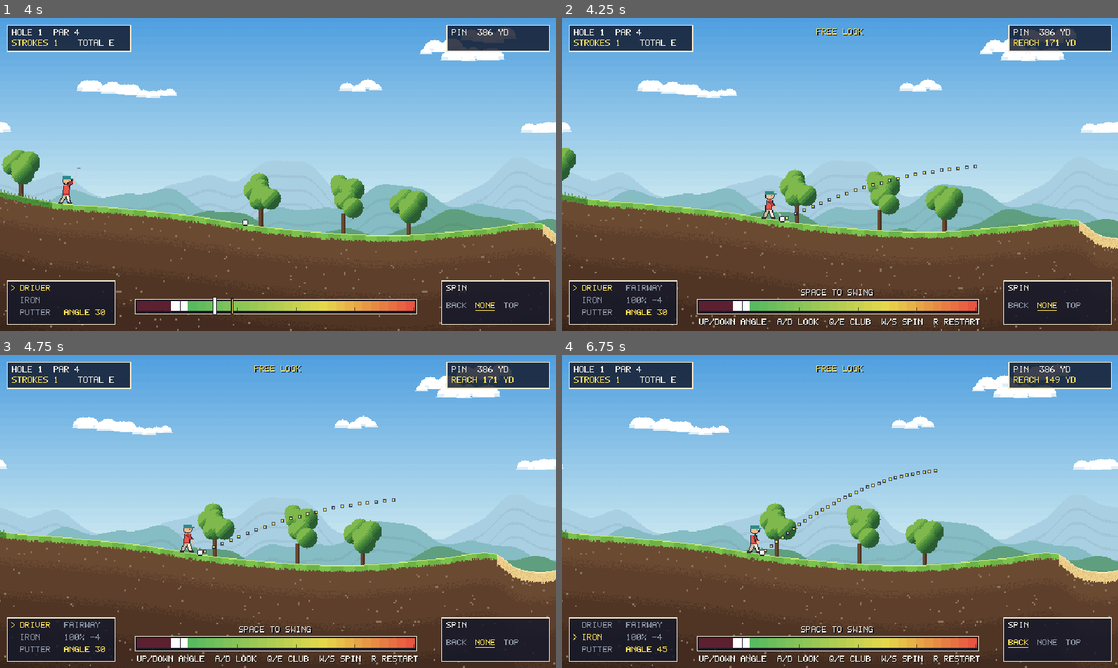
Above: before the commit, frames 1-4 (two rows, left to right).
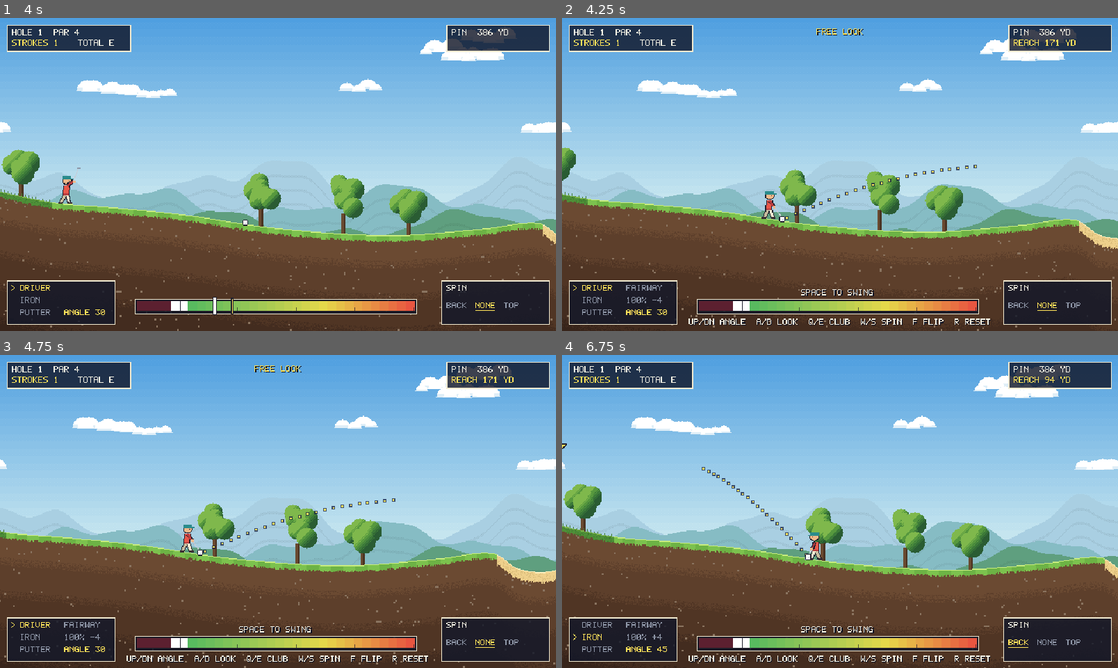
Above: after the commit, the same moments.

Repository: napalmcookies1337-hash/Golferino
Game: Godot game, scene res://scenes/app.tscn
Two runs of this game, one before a commit and one after it. Both use one fixed random seed, a clock stepped at 60 frames per second and the inputs below.
Inputs (mouse positions are in pixels of both pictures, inside the frame that each line leads up to):
- Up to frame 1 (4 s): tap Enter (ui_accept) at 0.5, 0.77, 1.07, 3.77 s; move the mouse to (400, 158) at 0.52 s; hold Right 0.53-1.25 s; hold Space (swing) 0.53-1.25 s; click (400, 158) at 0.67 s; tap F (flip, bound only after the commit) at 0.8, 2.3, 3.8 s; drag from (166, 190) to (250, 237) at 1.27 s; move the mouse to (333, 105) at 2.02 s; hold Right 2.03-2.75 s; hold Down (aim_down) 2.03-2.75 s; drag from (250, 237) to (111, 127) at 2.77 s; move the mouse to (444, 221) at 3.52 s; hold Left from 3.53 s (still down); hold 1 (club_1) from 3.53 s (still down)
- Up to frame 2 (4.25 s): keep holding Left; keep holding 1 (club_1); tap Enter (ui_accept) at 4.07 s
- Up to frame 3 (4.75 s): release Left at 4.25 s; release 1 (club_1) at 4.25 s; drag from (111, 464) to (194, 433) at 4.27 s
- Up to frame 4 (6.75 s): move the mouse to (867, 511) at 5.02 s; hold S (spin_down) 5.03-5.75 s; hold 3 (club_3) 5.03-5.75 s; click (867, 511) at 5.17 s; tap F (flip, bound only after the commit) at 5.3 s; drag from (756, 433) to (728, 527) at 5.77 s; move the mouse to (962, 495) at 6.52 s; hold W (spin_up) from 6.53 s (still down); hold Q (club_prev) from 6.53 s (still down)

Frame 1 is identical in both runs. In frame 2, 0.6% of the frame differs, in the area x 22-78%, y 96-99%; in frame 3, 0.6%; in frame 4, 9.3%, in the area x 0-100%, y 2-100%.

Commit message:
Bring back the flip and drop the aim line on putts

Diff:
--- a/scripts/game/controls.gd
+++ b/scripts/game/controls.gd
@@ -14,6 +14,7 @@
 	_add("aim_down", [KEY_DOWN], [JOY_BUTTON_DPAD_DOWN])
 	_add("spin_up", [KEY_W], [JOY_BUTTON_Y])
 	_add("spin_down", [KEY_S], [JOY_BUTTON_B])
+	_add("flip", [KEY_F], [JOY_BUTTON_X])
 	_add("look_left", [KEY_A, KEY_LEFT], [JOY_BUTTON_DPAD_LEFT], JOY_AXIS_LEFT_X, -1.0)
 	_add("look_right", [KEY_D, KEY_RIGHT], [JOY_BUTTON_DPAD_RIGHT], JOY_AXIS_LEFT_X, 1.0)
 	_add("restart", [KEY_R], [JOY_BUTTON_BACK])
--- a/scripts/game/hole_game.gd
+++ b/scripts/game/hole_game.gd
@@ -39,8 +39,11 @@
 var spin: int = 0
 ## Launch angle for the next shot, degrees above level.
 var aim_angle: float = 0.0
-## 1 hits toward +x, -1 hits toward -x. Always set toward the cup at the start of a shot.
+## 1 hits toward +x, -1 hits toward -x. Set toward the cup at the start of a shot, and
+## the player can flip it for that shot.
 var facing: int = 1
+## True when the game turned the golfer away from the cup because it found no safe shot.
+var turned_back: bool = false
 var phase: int = Phase.AIM
 var strokes: int = 0
 var last_quality: String = ""
@@ -147,6 +150,21 @@
 		return
 	spin = clampi(spin + step_by, -1, 1)
 	_preview_dirty = true
+
+
+## Turns the golfer to hit the other way, for this shot only.
+func flip_facing() -> void:
+	if phase != Phase.AIM:
+		return
+	facing = -facing
+	turned_back = false
+	_preview_dirty = true
+
+
+## Putts are judged by eye, so they show no aim line.
+func shows_aim_line() -> bool:
+	var aiming: bool = phase == Phase.AIM or phase == Phase.SWING
+	return aiming and not current_club().is_putter
 
 
 ## The single swing button. What it does depends on the phase.
@@ -248,9 +266,11 @@
 
 func _begin_aim() -> void:
 	facing = 1 if hole.cup_x >= ball.pos.x else -1
+	turned_back = false
 	# If nothing clears the trouble ahead, the only way out is to play away from the cup.
 	if not _pick_club_for_lie():
 		facing = -facing
+		turned_back = true
 		_pick_club_for_lie()
 	if current_club().is_putter:
 		spin = 0
@@ -271,7 +291,7 @@
 		meter.reset()
 
 
-## True when the cup is behind the golfer because there's no safe shot toward it.
+## True when the cup is behind the golfer.
 func is_playing_away() -> bool:
 	return facing != (1 if hole.cup_x >= ball.pos.x else -1)
 
--- a/scripts/main.gd
+++ b/scripts/main.gd
@@ -158,6 +158,8 @@
 		game.change_spin(1)
 	elif event.is_action_pressed("spin_down", false):
 		game.change_spin(-1)
+	elif event.is_action_pressed("flip", false):
+		game.flip_facing()
 	elif event.is_action_pressed("restart", false):
 		game.restart()
 	elif event.is_action_pressed("review_next_hole", false):
--- a/scripts/view/aim_view.gd
+++ b/scripts/view/aim_view.gd
@@ -18,15 +18,14 @@
 
 
 func _draw() -> void:
-	if game.phase != HoleGame.Phase.AIM and game.phase != HoleGame.Phase.SWING:
+	if not game.shows_aim_line():
 		return
 	var preview: Dictionary = game.preview()
 	var path: PackedVector2Array = preview["path"]
 	if path.is_empty():
 		return
 
-	var is_putt: bool = game.current_club().is_putter
-	var count: int = path.size() if is_putt else int(float(path.size()) * ARC_SHARE)
+	var count: int = int(float(path.size()) * ARC_SHARE)
 	# A dark backing keeps the dots readable against bright sky.
 	for i in count:
 		var point: Vector2 = path[i].round()
--- a/scripts/view/hud.gd
+++ b/scripts/view/hud.gd
@@ -60,7 +60,7 @@
 		PixelFont.draw_centered(self, banner, SCREEN_WIDTH / 2.0, 44.0, Color("9fdcf2"))
 	if camera.is_free_looking() and game.phase == HoleGame.Phase.AIM:
 		PixelFont.draw_centered(self, "FREE LOOK", SCREEN_WIDTH / 2.0, 12.0, ACCENT)
-	if game.phase == HoleGame.Phase.AIM and game.is_playing_away():
+	if game.phase == HoleGame.Phase.AIM and game.turned_back:
 		PixelFont.draw_centered(self, "NO CLEAR SHOT: PLAYING BACK", SCREEN_WIDTH / 2.0, 26.0, ACCENT)
 	if _message_time > 0.0 and game.phase != HoleGame.Phase.COMPLETE:
 		PixelFont.draw_centered(self, _message, SCREEN_WIDTH / 2.0, 58.0, ACCENT, 2)
@@ -194,10 +194,10 @@
 
 func _draw_hint() -> void:
 	if game.phase == HoleGame.Phase.AIM:
-		var hint: String = "UP/DOWN ANGLE  A/D LOOK  Q/E CLUB  W/S SPIN  R RESTART"
+		var hint: String = "UP/DN ANGLE  A/D LOOK  Q/E CLUB  W/S SPIN  F FLIP  R RESET"
 		# Putts stay on the ground, so angle and spin do nothing.
 		if game.current_club().is_putter:
-			hint = "A/D LOOK  Q/E CLUB  R RESTART"
+			hint = "A/D LOOK  Q/E CLUB  F FLIP  R RESET"
 		PixelFont.draw_centered(self, hint, SCREEN_WIDTH / 2.0, 346.0, TEXT)
 
 
--- a/tests/shots.gd
+++ b/tests/shots.gd
@@ -45,6 +45,13 @@
 	_press_key(KEY_S)
 	await _wait(0.05)
 	_expect(game().spin == 0, "S takes it back off")
+	_press_key(KEY_F)
+	await _wait(0.8)
+	_expect(game().facing == -1, "F flips the golfer")
+	await _save("00_flipped")
+	_press_button(JOY_BUTTON_X)
+	await _wait(0.05)
+	_expect(game().facing == 1, "controller X flips the golfer back")
 
 	# The driver keeps the three-press swing. One-press putting is in editor_check.
 	_press_key(KEY_SPACE)
--- a/tests/test_runner.gd
+++ b/tests/test_runner.gd
@@ -34,7 +34,7 @@
 	_test_aim_angle_rules()
 	_test_aim_angle_changes_shot()
 	_test_aim_bindings()
-	_test_flip_is_gone()
+	_test_flip()
 	_test_short_shot_return()
 	_test_lie_effects()
 	_test_spin_needs_clean_strike()
@@ -48,6 +48,7 @@
 	_test_no_spot_is_a_trap()
 	_test_trees_are_scenery()
 	_test_putting_is_one_press()
+	_test_aim_line_is_for_full_swings()
 	_test_tree_pieces()
 	_test_bounce_pads()
 	_test_pads_never_fire_into_water()
@@ -430,14 +431,67 @@
 	_check(y_button.is_action_pressed("spin_up"), "controller Y changes spin")
 
 
-func _test_flip_is_gone() -> void:
+func _test_flip() -> void:
 	Controls.register()
-	_check(not InputMap.has_action("flip"), "there is no flip control")
-	var game: HoleGame = _game()
-	_check(not game.has_method("flip_facing"), "the game has no flip rule")
-	game.ball.place(1510.0)
+	var key := InputEventKey.new()
+	key.physical_keycode = KEY_F
+	key.pressed = true
+	_check(key.is_action_pressed("flip"), "F flips the golfer")
+	var button := InputEventJoypadButton.new()
+	button.button_index = JOY_BUTTON_X
+	button.pressed = true
+	_check(button.is_action_pressed("flip"), "controller X flips the golfer")
+
+	var overshot := HoleGame.new(_flat_hole({ "cup_x": 300.0 }), _clubs())
+	overshot.ball.place(800.0)
+	overshot._begin_aim()
+	_check(overshot.facing == -1, "past the pin, the golfer faces back toward the cup")
+	var game := HoleGame.new(_flat_hole({ "cup_x": 990.0 }), _clubs())
+	game.ball.place(500.0)
 	game._begin_aim()
-	_check(game.facing == -1, "past the pin, the golfer faces back toward the cup")
+	_check(game.facing == 1, "short of the pin, the golfer faces the cup")
+
+	# The flip changes the shot itself, and the aim preview along with it.
+	game.select_club(1)
+	var ahead: float = Vector2(game.preview()["landing"]).x
+	game.flip_facing()
+	_check(game.facing == -1 and game.is_playing_away(), "flipping turns the golfer around")
+	_check(Vector2(game.preview()["landing"]).x < 500.0 and ahead > 500.0, "the preview follows the flip")
+	_check(not game.turned_back, "a flip by the player isn't reported as no clear shot")
+	_check(game.current_club().id == "iron", "flipping keeps the chosen club")
+	game.strike_with(0.5, 0.0)
+	_check(game.ball.vel.x < 0.0, "a flipped shot goes the other way")
+
+	# It can't happen mid-shot, and it lasts one shot.
+	game.flip_facing()
+	_check(game.facing == -1, "the golfer can't flip while the ball is moving")
+	var steps: int = 0
+	while game.phase != HoleGame.Phase.AIM and steps < 3000:
+		game.tick(DT)
+		steps += 1
+	_check(game.ball.pos.x < 500.0 and game.facing == 1, "the next shot faces the cup again")
+
+	# A flip works from a turned-back spot, and clears its message.
+	var blocked := HoleGame.new(load("res://data/holes/hole_08.tres") as HoleData, _clubs())
+	blocked.ball.place(685.0)
+	blocked._begin_aim()
+	_check(blocked.turned_back, "the game reports when it turned the golfer back")
+	blocked.flip_facing()
+	_check(not blocked.is_playing_away() and not blocked.turned_back, "the player can flip back toward the cup")
+
+	# Putts can flip too, while the meter keeps moving.
+	var putt := HoleGame.new(_flat_hole({ "cup_x": 990.0 }), _clubs())
+	putt.select_club(2)
+	putt.flip_facing()
+	_check(putt.facing == -1 and putt.meter.stage == SwingMeter.Stage.SWEEPING, "a putt can flip with its meter still moving")
+
+
+func _test_aim_line_is_for_full_swings() -> void:
+	var game := HoleGame.new(_flat_hole({ "cup_x": 990.0 }), _clubs())
+	game.select_club(1)
+	_check(game.shows_aim_line(), "swings show an aim line")
+	game.select_club(2)
+	_check(not game.shows_aim_line(), "putts show no aim line")
 
 
 func _test_short_shot_return() -> void:
@@ -803,14 +857,14 @@
 		switched.tick(DT)
 	_check(switched.strokes == 1, "putting off the green is also one press")
 
-	# The aim line follows the meter, and shows where the putt will really finish.
+	# The reach readout follows the meter, and matches where the putt really finishes.
 	var aiming: HoleGame = HoleGame.new(_flat_hole({ "cup_x": 990.0 }), _clubs())
 	aiming.select_club(2)
 	aiming.meter.cursor = 0.2
 	var short_reach: float = absf(Vector2(aiming.preview()["landing"]).x - aiming.ball.pos.x)
 	aiming.meter.cursor = 0.9
 	var long_reach: float = absf(Vector2(aiming.preview()["landing"]).x - aiming.ball.pos.x)
-	_check(long_reach > short_reach * 3.0, "the aim line follows the meter (%.0f, %.0f)" % [short_reach, long_reach])
+	_check(long_reach > short_reach * 3.0, "the reach follows the meter (%.0f, %.0f)" % [short_reach, long_reach])
 	aiming.meter.cursor = 0.6
 	var promised: float = Vector2(aiming.preview()["landing"]).x
 	aiming.press_swing()
@@ -818,7 +872,7 @@
 	while aiming.phase != HoleGame.Phase.AIM and rolling < 2000:
 		aiming.tick(DT)
 		rolling += 1
-	_check(absf(aiming.ball.pos.x - promised) < 2.0, "the putt finishes where the aim line showed (%.0f, %.0f)" % [aiming.ball.pos.x, promised])
+	_check(absf(aiming.ball.pos.x - promised) < 2.0, "the putt finishes at the reach shown (%.0f, %.0f)" % [aiming.ball.pos.x, promised])
 
 	var unmoved: HoleGame = HoleGame.new(_flat_hole({ "cup_x": 990.0 }), _clubs())
 	unmoved.select_club(1)
Not shown, changed: DESIGN.md
